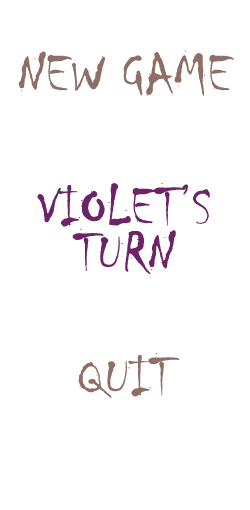
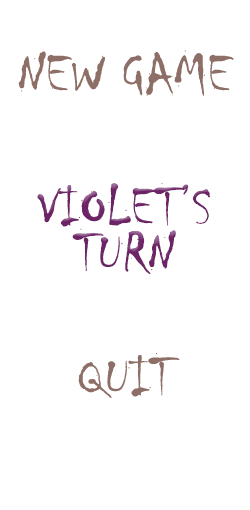
Revision of a layered 250x510 image; what changed, layer by layer:
pixels changed over [37, 182, 210, 274] (layer not identified)
